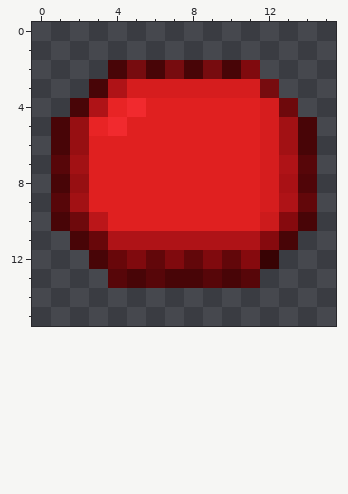
File history of a pixel-art sprite, view/Vermelho.png. That is the earlier state.
The file is 16x16 pixels. Colours within 5 levels of each other are drawn and written as one.
Now the later version:
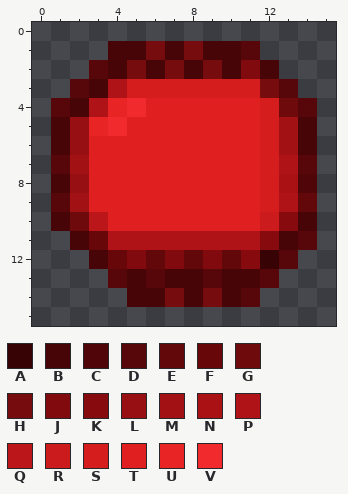
Palette (. is transparent): A #380304  B #480507  C #500508  D #570609  E #62070a  F #68070a  G #6e090c  H #770c0f  J #800a0e  K #860a0e  L #970f12  M #a21114  N #a91115  P #af1317  Q #bb1619  R #cc1b1c  S #d61d1e  T #e02020  U #e82425  V #f12a2e
What changed:
There is now colour B in row 1 at x 4 to 5, 7 and 9 to 10; in row 2 at x 12; in row 14 at x 5 to 6, 8 and 10.
The edit turns colour D into colour B in row 13 at x 11.
There is now colour D in row 1 at x 11; in row 2 at x 3; in row 3 at x 2 and 13; in row 4 at x 1 and 14; in row 11 at x 14; in row 12 at x 13.
There is now colour D in row 13 at x 12; in row 14 at x 11.
There is now colour H in row 1 at x 6 and 8; in row 14 at x 7 and 9.
